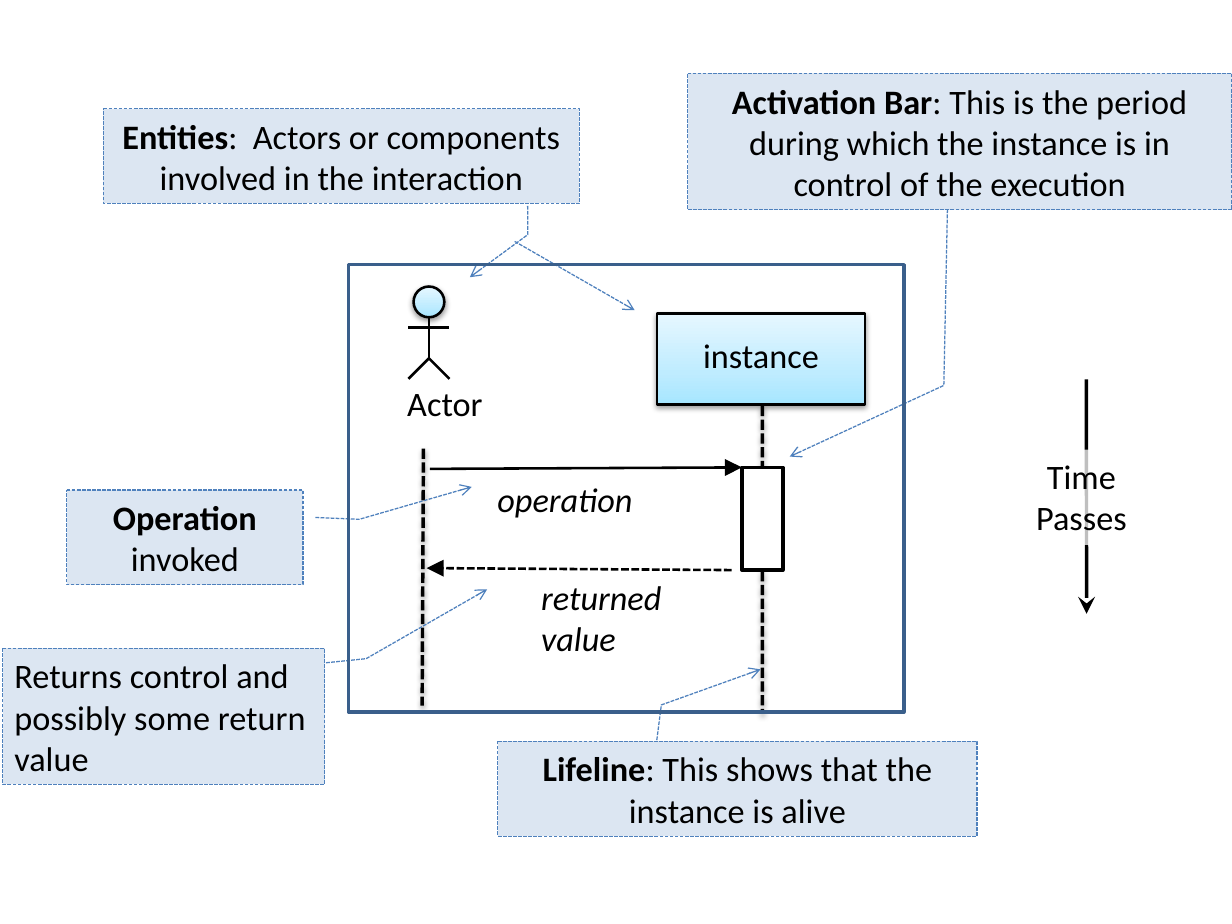
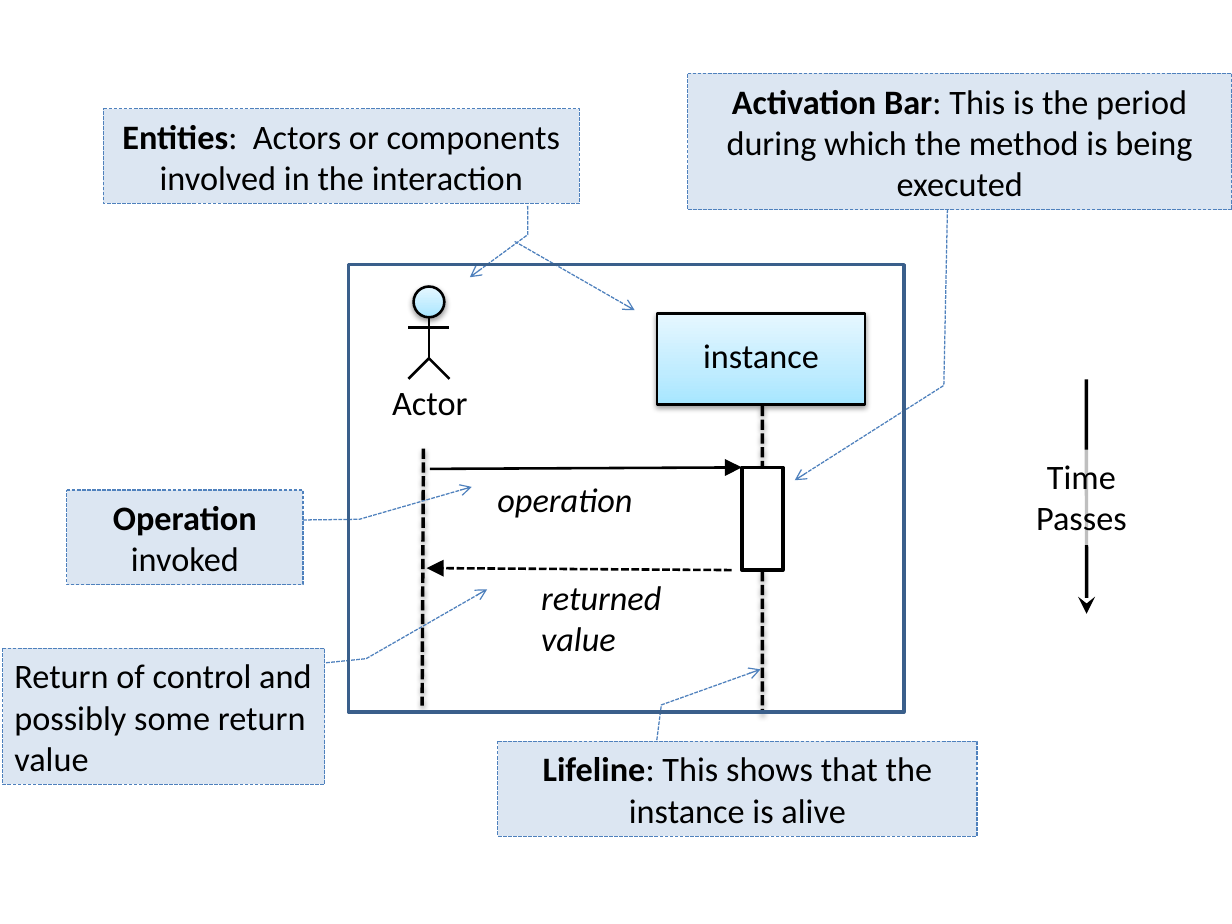
Before and after one commit to se-edu/se-book, a slide deck: slide 1 of diagrams/uml/sequenceDiagrams/basicNotation/notation.pptx. Drawn at 1232x924 pixels with LibreOffice and Linux fonts; fonts in the diff are those of the drawing. Boxes give left, top, right and bottom in pixels: in the first picture for what was removed or moved away, otherwise in the second. Text is boxed around its words. In the diff, an @@ line names an element or a change of style, - is before the commit and + after.

Commit message:
uml/SD: Remove 'control' from activation bar description

```diff
--- a/diagrams/uml/sequenceDiagrams/basicNotation/notation.pptx
+++ b/diagrams/uml/sequenceDiagrams/basicNotation/notation.pptx
@@ border callout "Activation Bar: This is the ..." at (687,73,1232,209): proportions changed @@
@@ text in border callout at (727,90,1192,197): text changed @@
-Activation Bar: This is the period during which the instance is in control of the execution
+Activation Bar: This is the period during which the method is being executed
@@ text "Actor": place and size @@
-text "Actor" at (407,394,482,417)
+text "Actor" at (392,393,467,416)
@@ text in border callout at (14,664,311,772): text changed @@
-Returns control and possibly some return value
+Return of control and possibly some return value
```
Also in this commit, not shown: 1 other file.
